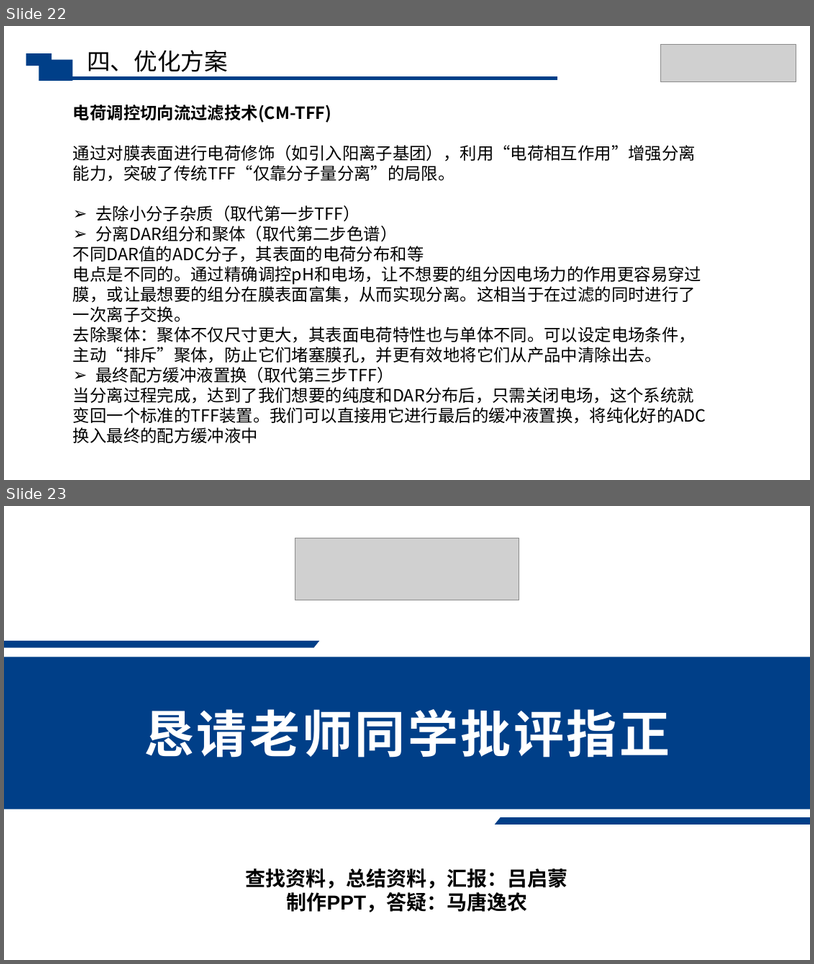
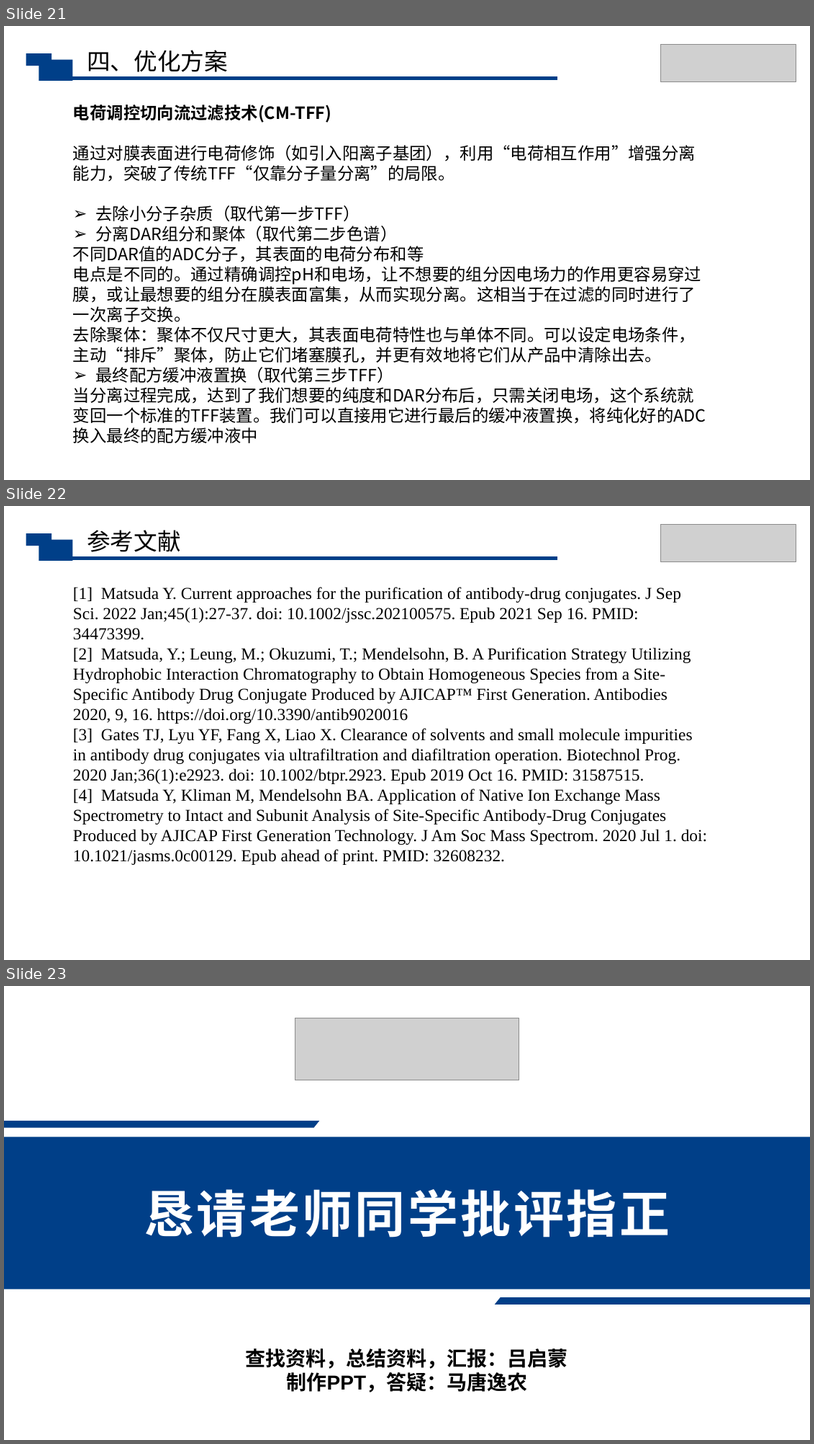
Before and after one commit to Raymon-Lyu/Veterinary-Medicine, a slide deck: 生物分离工程/第十组汇报ppt.pptx. Shown one above the other, each under a label of ours: slides 22 and 23 before the commit, slides 21, 22 and 23 after it. The pictures are 814x964 and 814x1444 pixels, drawn with LibreOffice and Linux fonts; fonts in the diff are those of the drawing; grey boxes stand for pictures. Boxes give left, top, right and bottom in pixels: in the first picture for what was removed or moved away, otherwise in the second. Text is boxed around its words. In the diff, an @@ line names an element or a change of style, - is before the commit and + after.

```diff
--- a/生物分离工程/第十组汇报ppt.pptx
+++ b/生物分离工程/第十组汇报ppt.pptx
@@ slide 22 added at <box>4,506,810,960</box>, background #FFFFFF @@
@@ picture added at <box>661,524,797,561</box> @@
@@ rectangle added at <box>26,533,52,546</box>, fill #003F88 @@
@@ rectangle added at <box>39,540,73,561</box>, fill #003F88 @@
@@ text added at <box>87,530,181,552</box>, 28 pt, text #000000 @@
+参考文献
@@ line added from (63, 558) to (558, 558), #003F88 4.5 pt @@
@@ text added at <box>73,587,707,865</box>, 20 pt, text #000000 @@
+[1] Matsuda Y. Current approaches for the purification of antibody-drug conjugates. J Sep Sci. 2022 Jan;45(1):27-37. doi: 10.1002/jssc.202100575. Epub 2021 Sep 16. PMID: 34473399.
+[2] Matsuda, Y.; Leung, M.; Okuzumi, T.; Mendelsohn, B. A Purification Strategy Utilizing Hydrophobic Interaction Chromatography to Obtain Homogeneous Species from a Site-Specific Antibody Drug Conjugate Produced by AJICAP™ First Generation. Antibodies 2020, 9, 16. https://doi.org/10.3390/antib9020016
+[3] Gates TJ, Lyu YF, Fang X, Liao X. Clearance of solvents and small molecule impurities in antibody drug conjugates via ultrafiltration and diafiltration operation. Biotechnol Prog. 2020 Jan;36(1):e2923. doi: 10.1002/btpr.2923. Epub 2019 Oct 16. PMID: 31587515.
+[4] Matsuda Y, Kliman M, Mendelsohn BA. Application of Native Ion Exchange Mass Spectrometry to Intact and Subunit Analysis of Site-Specific Antibody-Drug Conjugates Produced by AJICAP First Generation Technology. J Am Soc Mass Spectrom. 2020 Jul 1. doi: 10.1021/jasms.0c00129. Epub ahead of print. PMID: 32608232.
@@ what was slide 22 is now slide 21 @@
```
Also in this commit, not shown: 6 slides changed, 1 slide removed, 1 other file.
